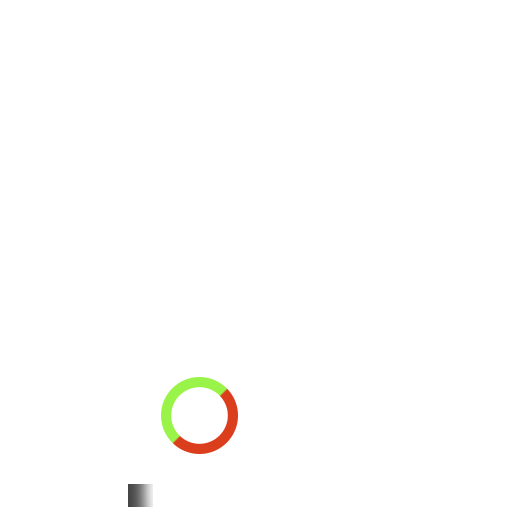
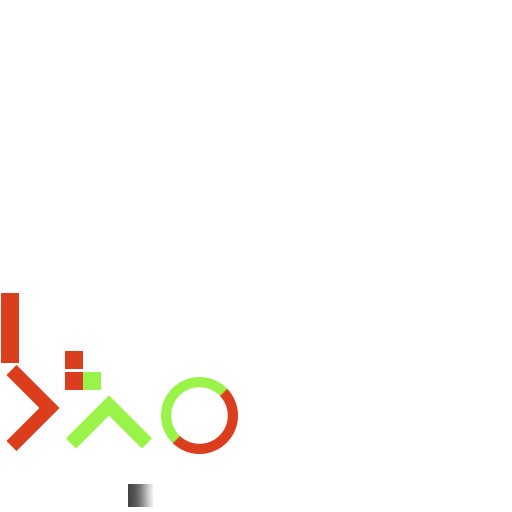
Layer changes from the first w=512, h=512 image to the second:
added layer "Width Axis" in group "组 2" over (x1=1, y1=293, x2=19, y2=363)
added layer "Dotted Line X" in group "组 2" over (x1=65, y1=351, x2=83, y2=369)
added layer "Large Pixel" (1st of 2, in "组 2") in group "组 2" over (x1=83, y1=372, x2=101, y2=390)
painted on "Large Pixel" (2nd of 2, in "组 2") over (x1=65, y1=372, x2=83, y2=390)
painted on "Y" over (x1=66, y1=395, x2=152, y2=449)
painted on "X" over (x1=6, y1=365, x2=60, y2=451)
